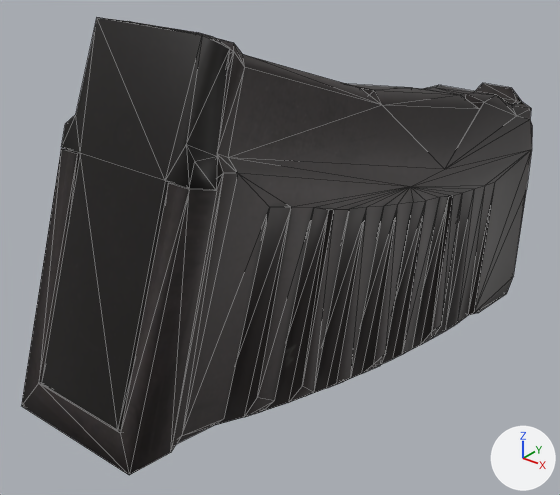
An edit to the FBX model HFO/Contents/mods/HayesFirearmsExtension/media/models_X/weapons/parts/Mag9x39ExtSm.fbx, drawn before and after from the same camera.
Rendered twice from a camera (50 mm lens) standing at (0.000482, -0.00129, 0.001597) and looking at (-0.000132, -0.000523, 0.001122). The lights are fixed; the arrows at lower right show +X, +Y and +Z. Mesh edges are drawn as thin lines. Where no turn or scale is listed for an object, it has been applied to the vertices.

The first picture shows 'Mag9x39ExtSm'.
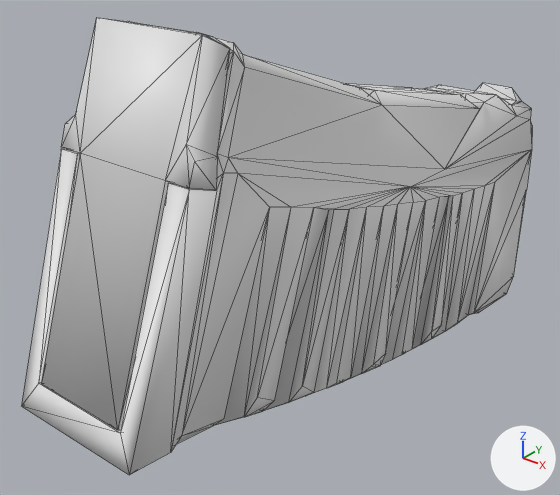
What differs and where, as boxes [x1, y1, x2, y2] in the pictures (560 x 495 px; the box of a moved part takes in the faces that stretch with it):
```json
{"part": 1, "of": "me_mag9x39extsm_001", "change": "moved or reshaped", "before": [22, 18, 516, 475], "after": [22, 18, 516, 475]}
{"part": 2, "of": "me_mag9x39extsm_001", "change": "recoloured", "before": [22, 18, 532, 475], "after": [22, 18, 532, 475], "on screen": "black to grey"}
```

The change, as JSON lines over the scene's bpy script:
```json
{"block": "me_mag9x39extsm_001", "where": "# used by ob_mag9x39extsm; location = (0.0, 0.0, 0.0)"}
{"op": "remove", "block": "me_mag9x39extsm_001", "code": "me_mag9x39extsm_001.from_pydata(...)  # 280 vertices, 545 faces; spans x -0.000153..0.000028, y -0.000941..0.000055, z 0.00085..0.001471"}
{"op": "add", "block": "me_mag9x39extsm_001", "code": "me_mag9x39extsm_001.from_pydata(...)  # 279 vertices, 545 faces; spans x -0.000153..0.000028, y -0.000941..0.000055, z 0.00085..0.001471"}
{"block": "me_mag9x39extsm_001", "change": "me_mag9x39extsm_001 part 1"}
{"block": "me_mag9x39extsm_001", "change": "1 vertex is removed from x -0.000112, y -0.000768, z 0.001462"}
{"block": "me_mag9x39extsm_001", "change": "84 faces are deleted"}
{"block": "me_mag9x39extsm_001", "change": "84 new faces join them"}
{"block": "me_mag9x39extsm_001", "change": "me_mag9x39extsm_001 part 2: 459 faces spanning x -0.000153..0.000028, y -0.000941..0.000055, z 0.00085..0.001471 switch from mat_material_003 (picture img_mag9x39extsm_png) to no material"}
```
